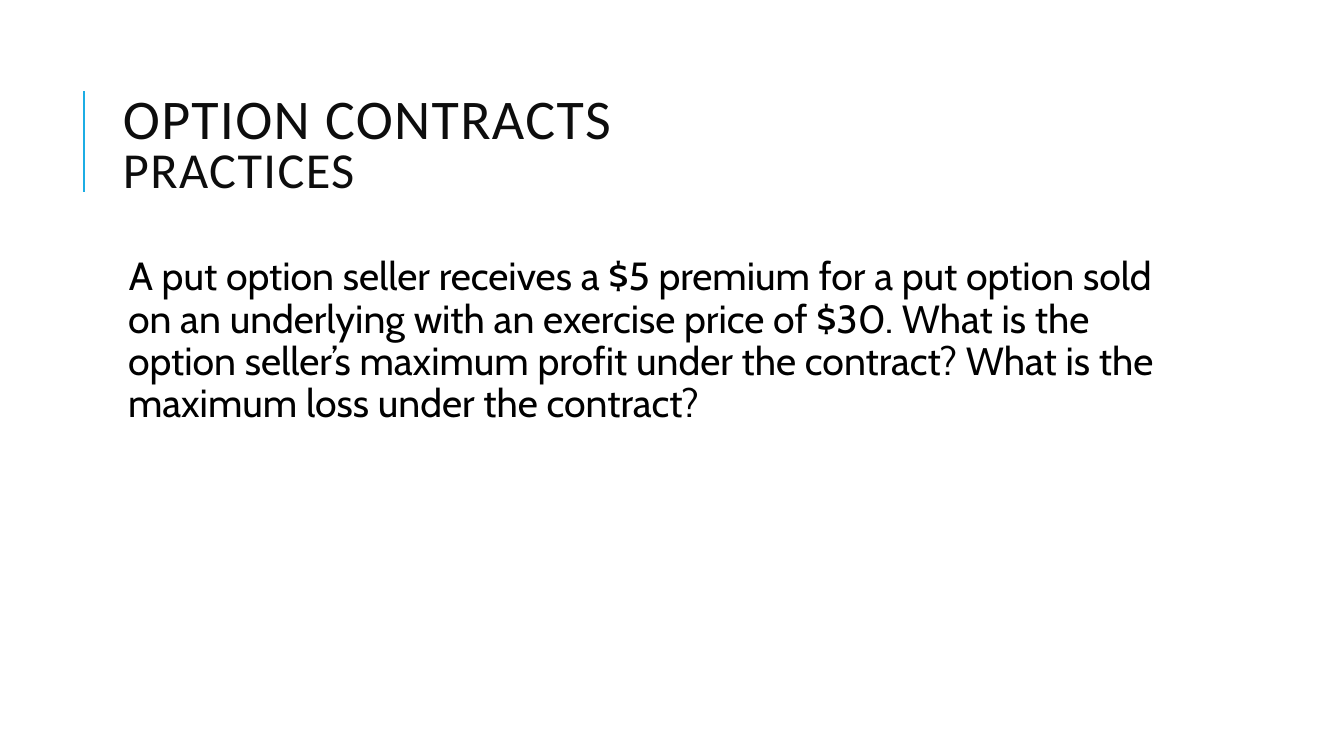
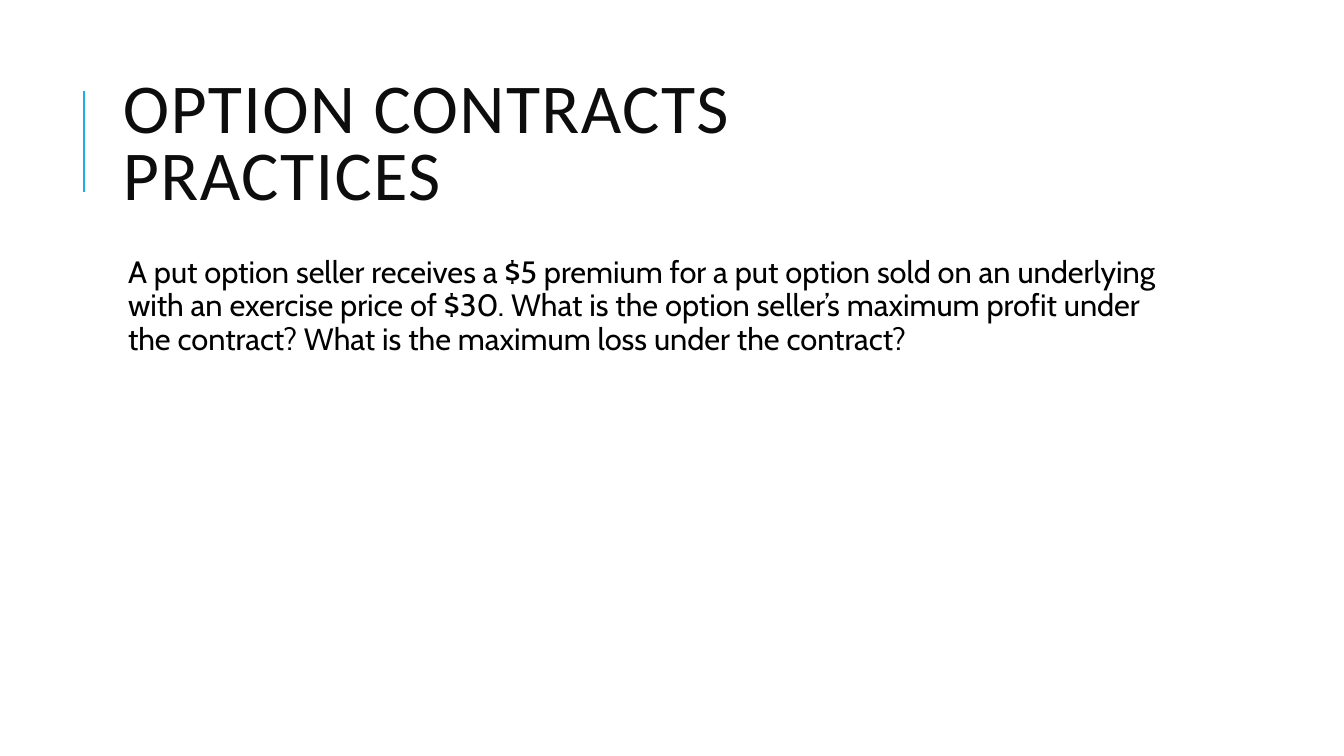
Before and after one commit to Isco0530/data, a slide deck: slide 39 of Derivatives.pptx. Drawn at 1344x756 pixels with LibreOffice and Linux fonts; fonts in the diff are those of the drawing; background and template pictures are left out. Boxes give left, top, right and bottom in pixels: in the first picture for what was removed or moved away, otherwise in the second. Text is boxed around its words. In the diff, an @@ line names an element or a change of style, - is before the commit and + after.

```diff
--- a/Derivatives.pptx
+++ b/Derivatives.pptx
@@ title "OPTION CONTRACTS PRACTICES" at (123,87,729,201): size 40 to 50 pt in "OPTION CONTRACTS"; size 36 to 50 pt in "PRACTICES" @@
@@ text "A put option seller receives ..." at (128,260,1156,351): size 28 to 22 pt @@
```
Also in this commit, not shown: 15 other slides changed.
